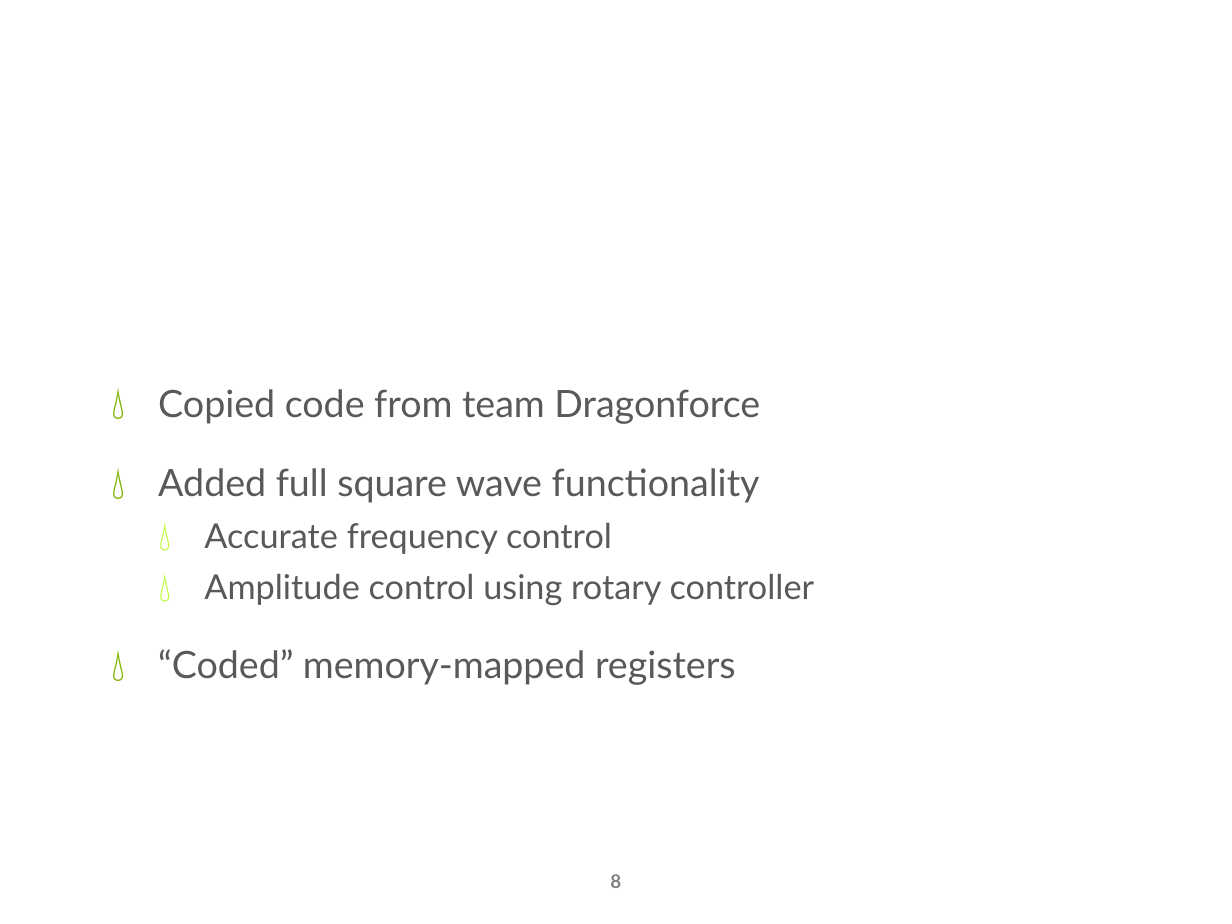
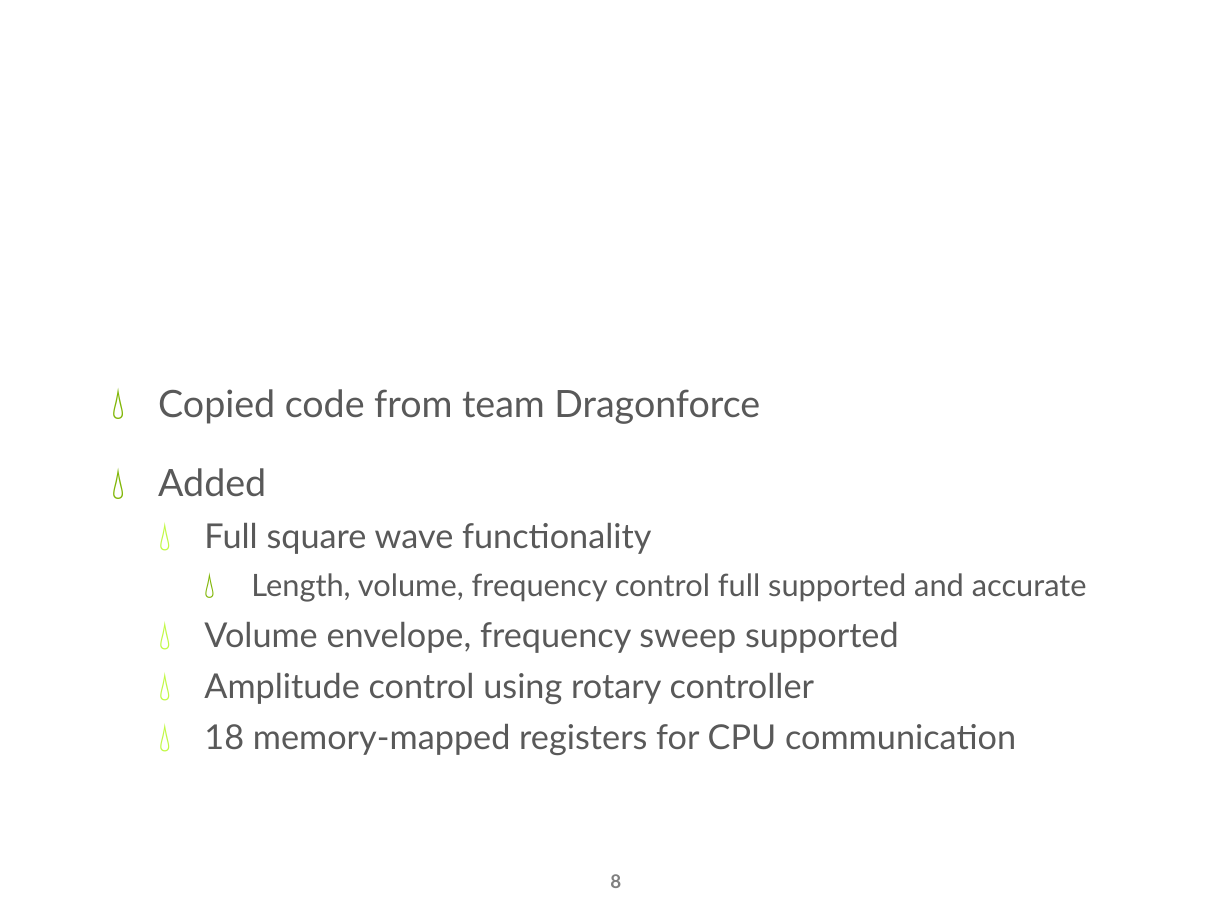
Before and after one commit to nightslide7/Gameboy, a slide deck: slide 8 of Meerkats_Presentation.pptx. Drawn at 1232x924 pixels with LibreOffice and Linux fonts; fonts in the diff are those of the drawing; background and template pictures are left out. Boxes give left, top, right and bottom in pixels: in the first picture for what was removed or moved away, otherwise in the second. Text is boxed around its words. In the diff, an @@ line names an element or a change of style, - is before the commit and + after.

```diff
--- a/Meerkats_Presentation.pptx
+++ b/Meerkats_Presentation.pptx
@@ text at [158, 468, 1087, 653]: text changed; size 22 to 20 pt @@
-💧 Added full square wave functionality
-  💧 Accurate frequency control
+💧 Added
+  💧 Full square wave functionality
+    💧 Length, volume, frequency control full supported and accurate
+  💧 Volume envelope, frequency sweep supported
@@ text at [204, 724, 1016, 755]: text changed; size 22 to 20 pt @@
-💧 “Coded” memory-mapped registers
+  💧 18 memory-mapped registers for CPU communication
```
Also in this commit, not shown: 10 other slides changed, 1 slide added, 3 slides removed, 1 other file.
